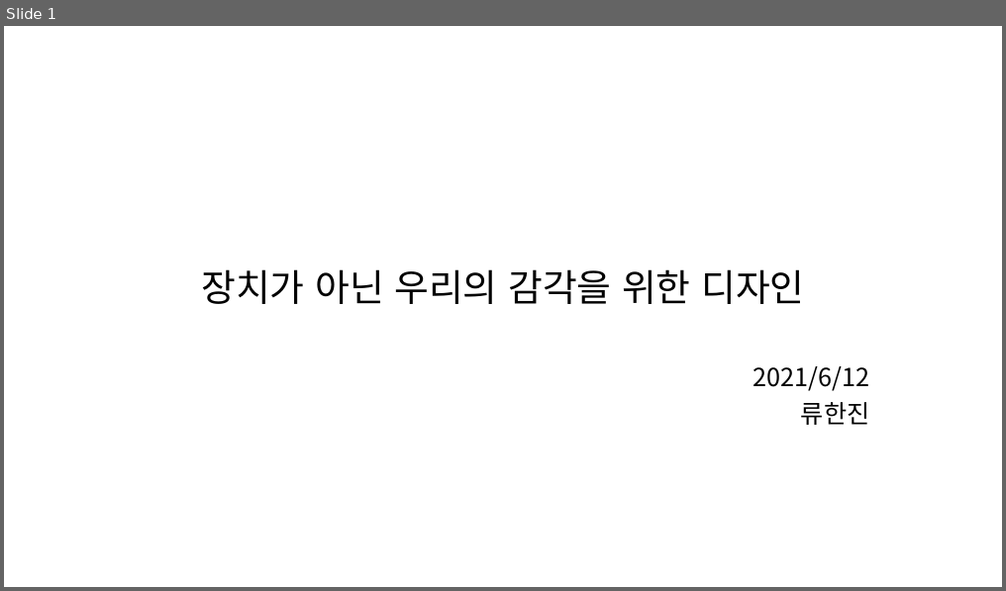
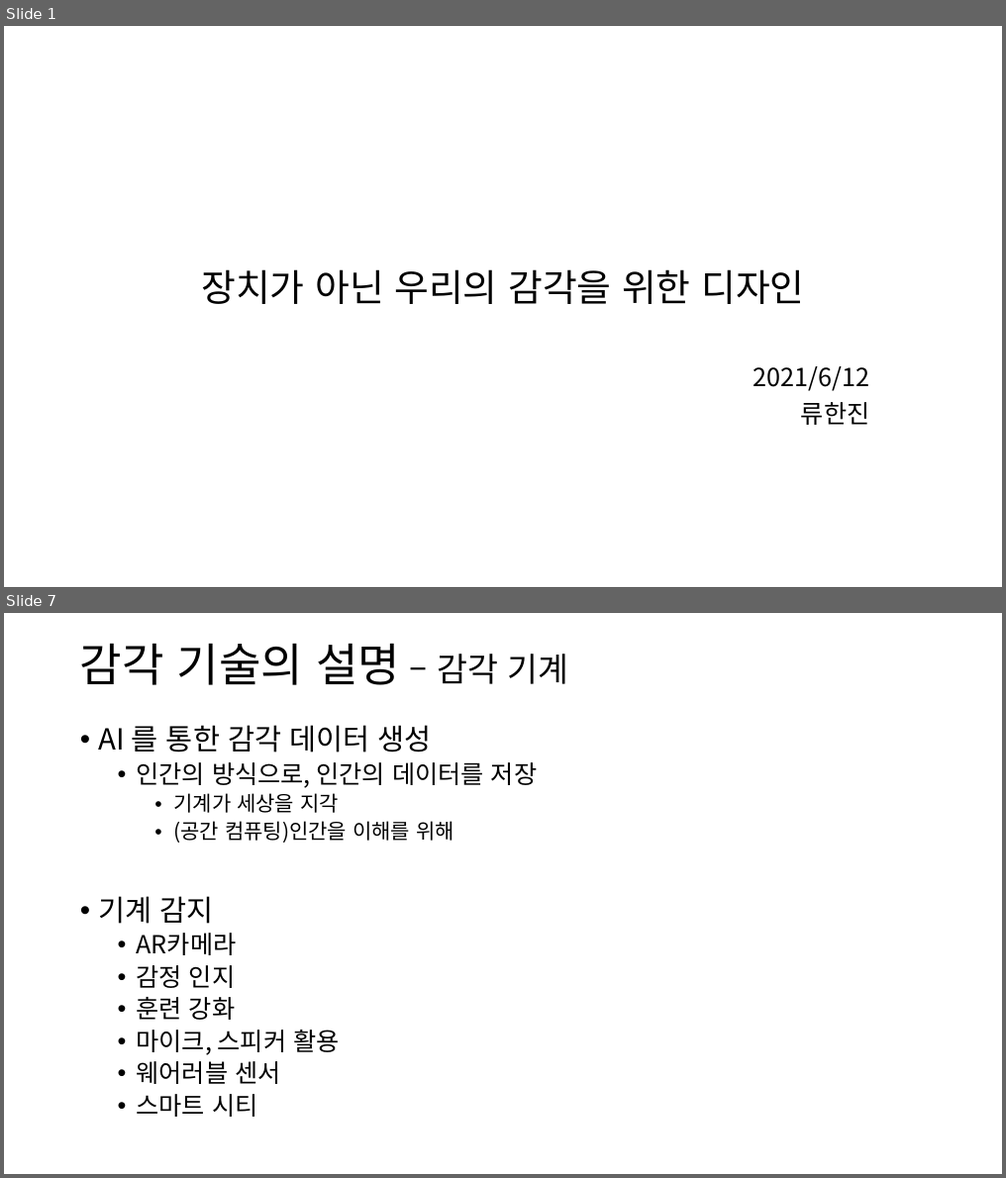
Before and after one commit to Niiok/inha_2021, a slide deck: Saturday/June12.pptm. Shown one above the other, each under a label of ours: slide 1 before the commit, slides 1 and 7 after it; the slides between them are not shown. The pictures are 1006x591 and 1006x1178 pixels, drawn with LibreOffice and Linux fonts; fonts in the diff are those of the drawing. Boxes give left, top, right and bottom in pixels: in the first picture for what was removed or moved away, otherwise in the second. Text is boxed around its words. In the diff, an @@ line names an element or a change of style, - is before the commit and + after.

```diff
--- a/Saturday/June12.pptm
+++ b/Saturday/June12.pptm
@@ slide 7 added at box(4, 613, 1002, 1174), background #FFFFFF @@
@@ title added at box(80, 643, 569, 685), 44 pt, text #000000 @@
+감각 기술의 설명 – 감각 기계
@@ text added at box(99, 725, 537, 1117), 24 pt, text #000000 @@
+• AI 를 통한 감각 데이터 생성
+  • 인간의 방식으로, 인간의 데이터를 저장
+    • 기계가 세상을 지각
+    • (공간 컴퓨팅)인간을 이해를 위해
+• 기계 감지
+  • AR카메라
+  • 감정 인지
+  • 훈련 강화
+  • 마이크, 스피커 활용
+  • 웨어러블 센서
+  • 스마트 시티
```
Also in this commit, not shown: 3 slides changed, 19 other slides added, 1 slide removed, 1 other file.
